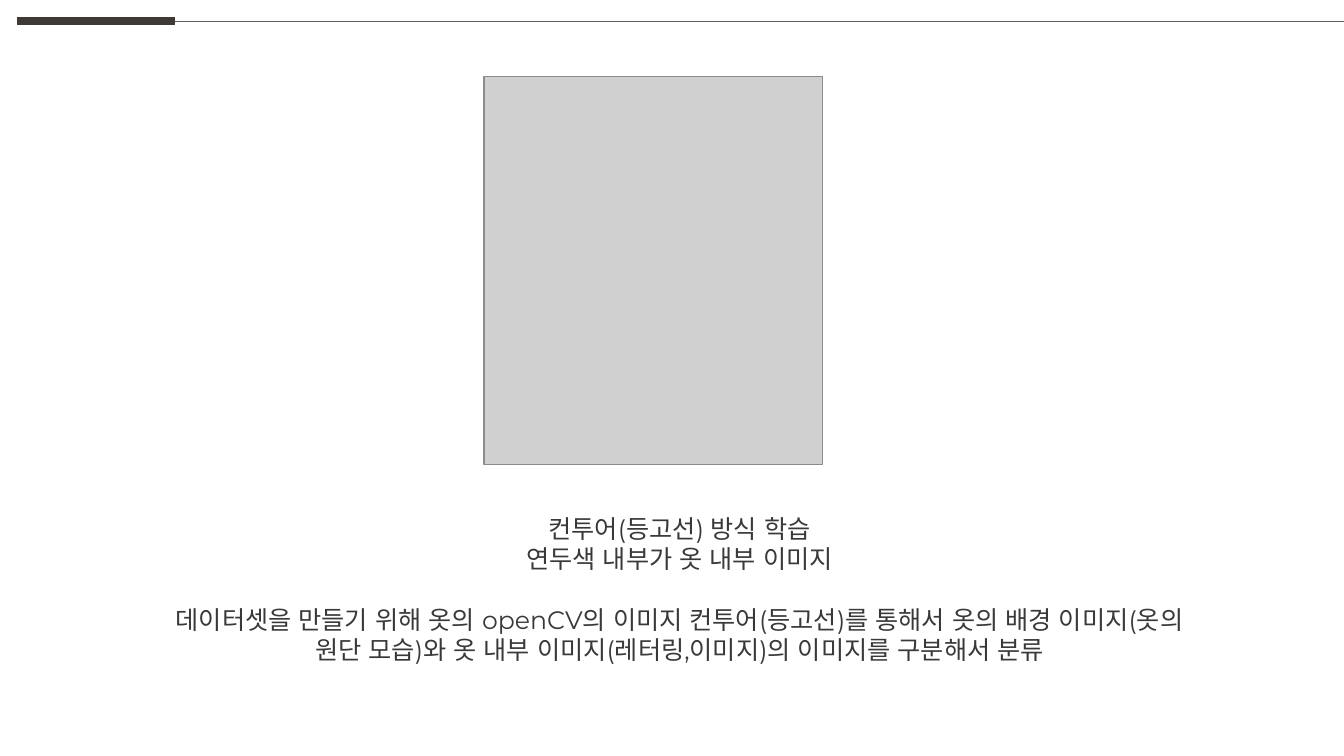
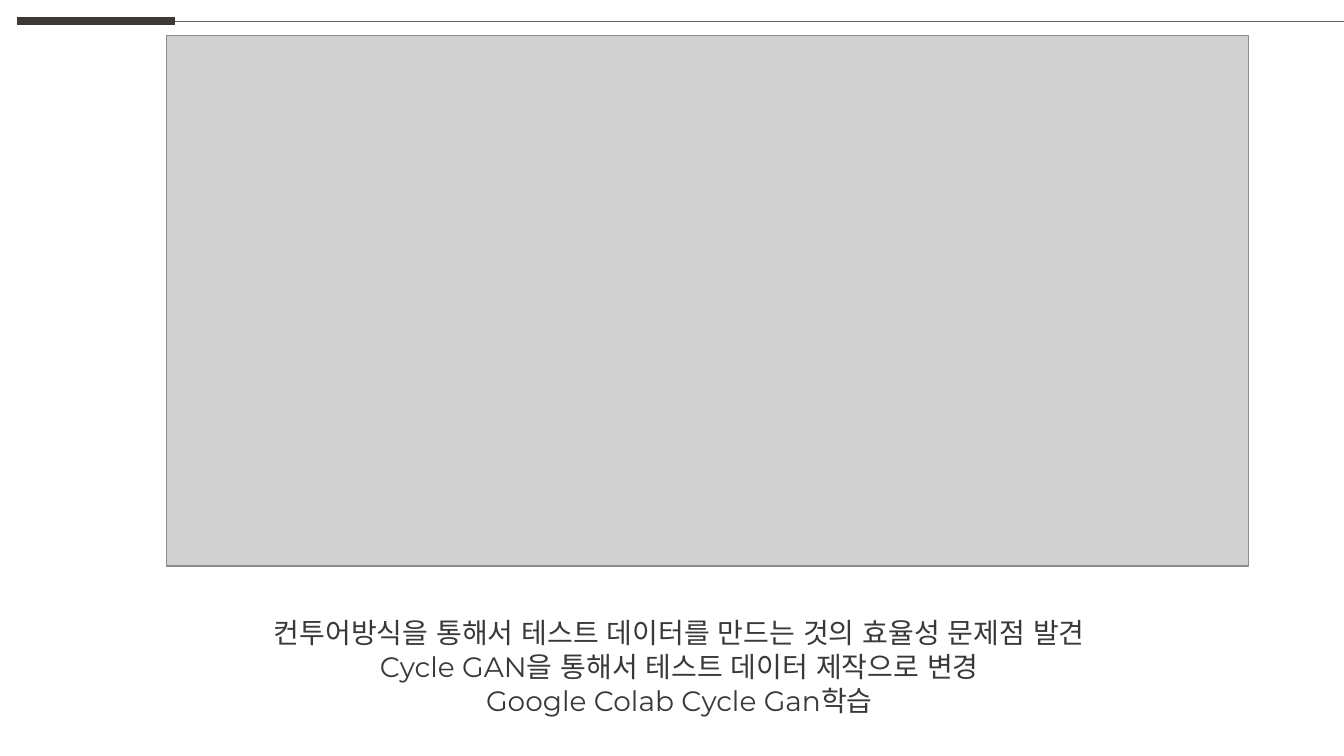
Before and after one commit to weaknessHero/Project_AvatarS, a slide deck: slide 2 of 발표자료/업데이트/LJHPPT.pptx. Drawn at 1344x756 pixels with LibreOffice and Linux fonts; fonts in the diff are those of the drawing; grey boxes stand for pictures. Boxes give left, top, right and bottom in pixels: in the first picture for what was removed or moved away, otherwise in the second. Text is boxed around its words. In the diff, an @@ line names an element or a change of style, - is before the commit and + after.

Commit message:
ppt 업데이트
ppt 업데이트

```diff
--- a/발표자료/업데이트/LJHPPT.pptx
+++ b/발표자료/업데이트/LJHPPT.pptx
@@ picture added at (166,36,1249,567) @@
@@ picture removed at (484,77,822,465) @@
@@ text at (274,620,1085,717): text changed; size 18 to 20 pt @@
-컨투어(등고선) 방식 학습
-연두색 내부가 옷 내부 이미지
-데이터셋을 만들기 위해 옷의 openCV의 이미지 컨투어(등고선)를 통해서 옷의 배경 이미지(옷의 원단 모습)와 옷 내부 이미지(레터링,이미지)의 이미지를 구분해서 분류
+컨투어방식을 통해서 테스트 데이터를 만드는 것의 효율성 문제점 발견
+Cycle GAN을 통해서 테스트 데이터 제작으로 변경
+Google Colab Cycle Gan학습
```
